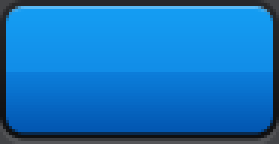
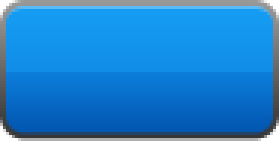
Revision of a layered 279x144 image; what changed, layer by layer:
hid "Color Fill 1" over [0, 0, 279, 144]
